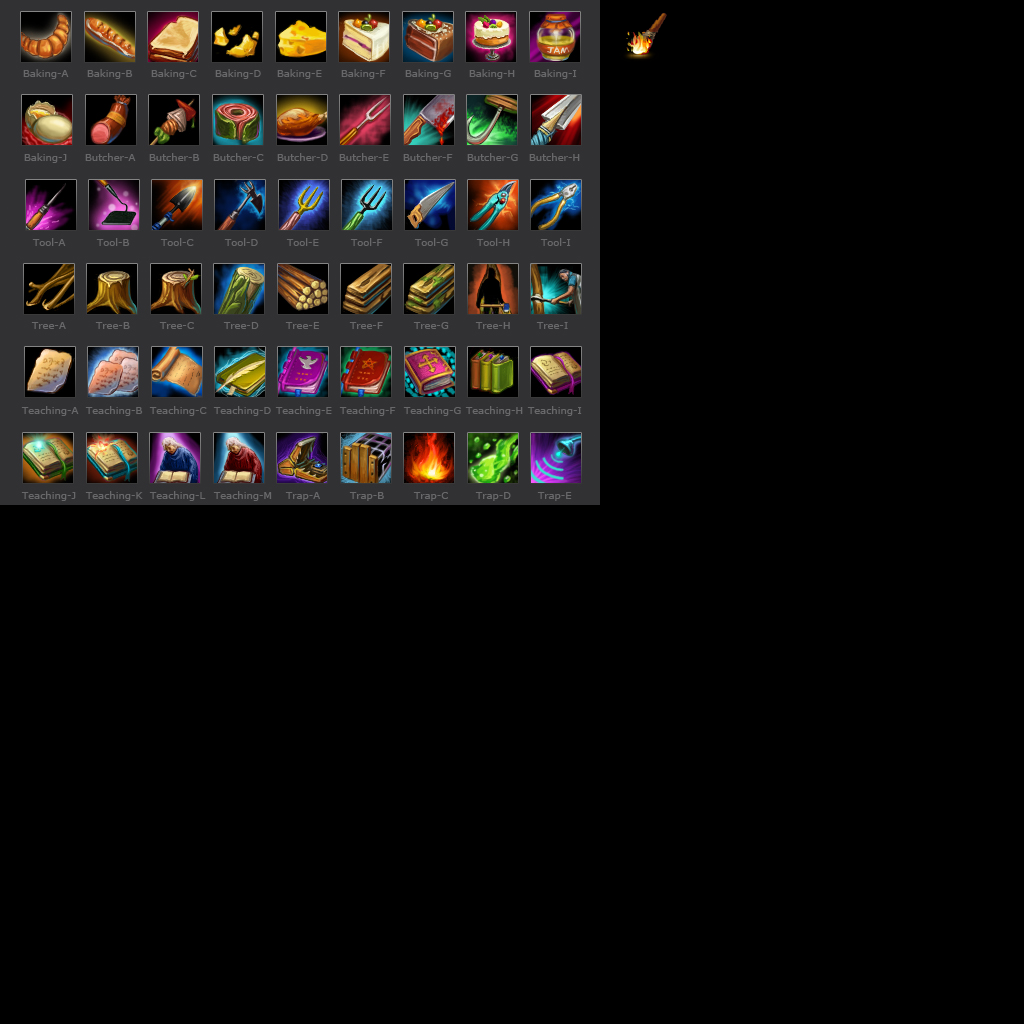
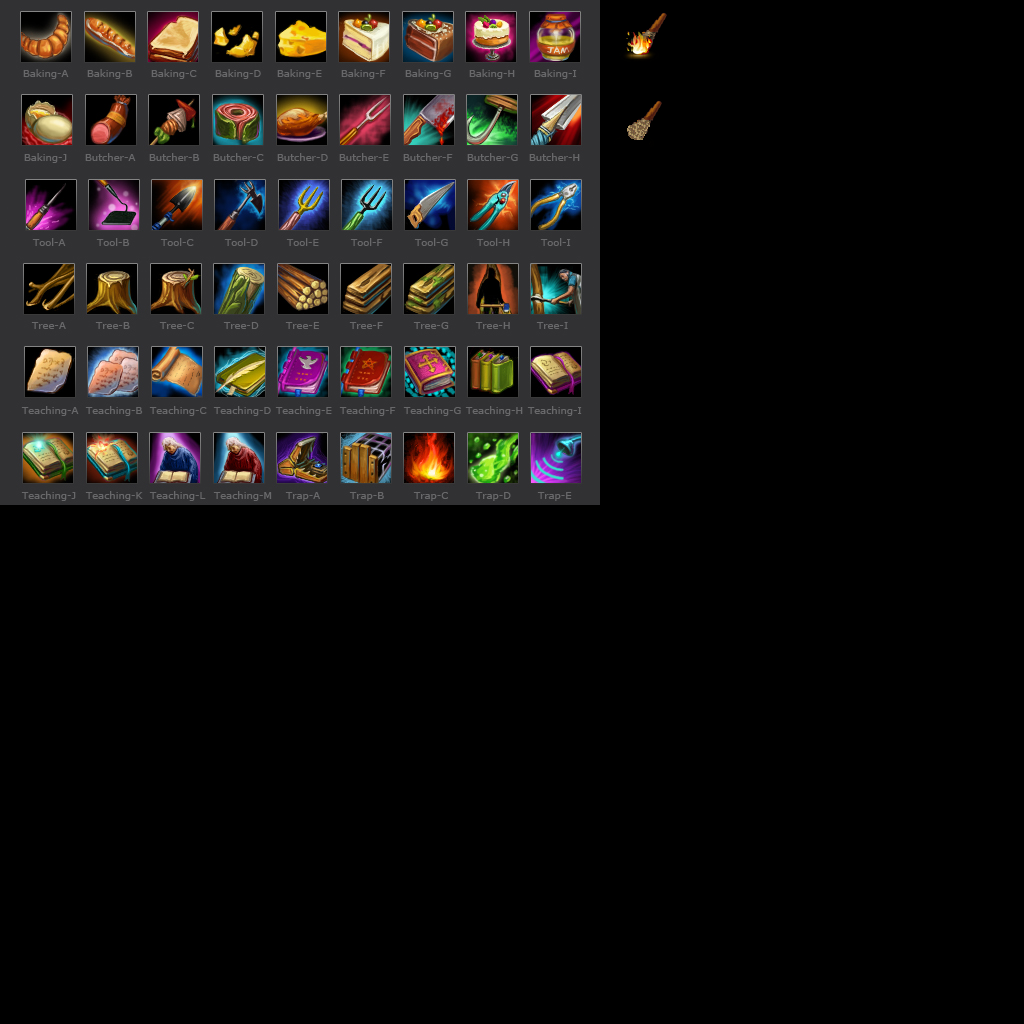
Before/after of a 1024×1024 layered artwork. What changed in the layer stack:
painted on "图层 2" over <box>627,100,662,144</box>
